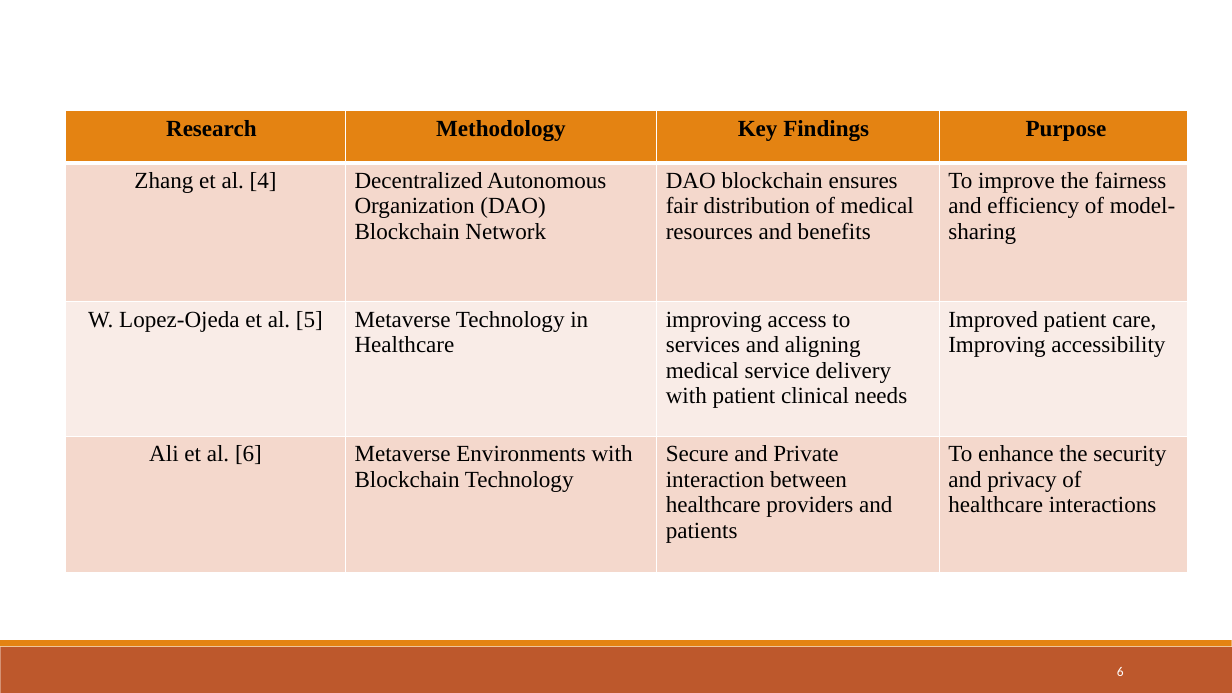
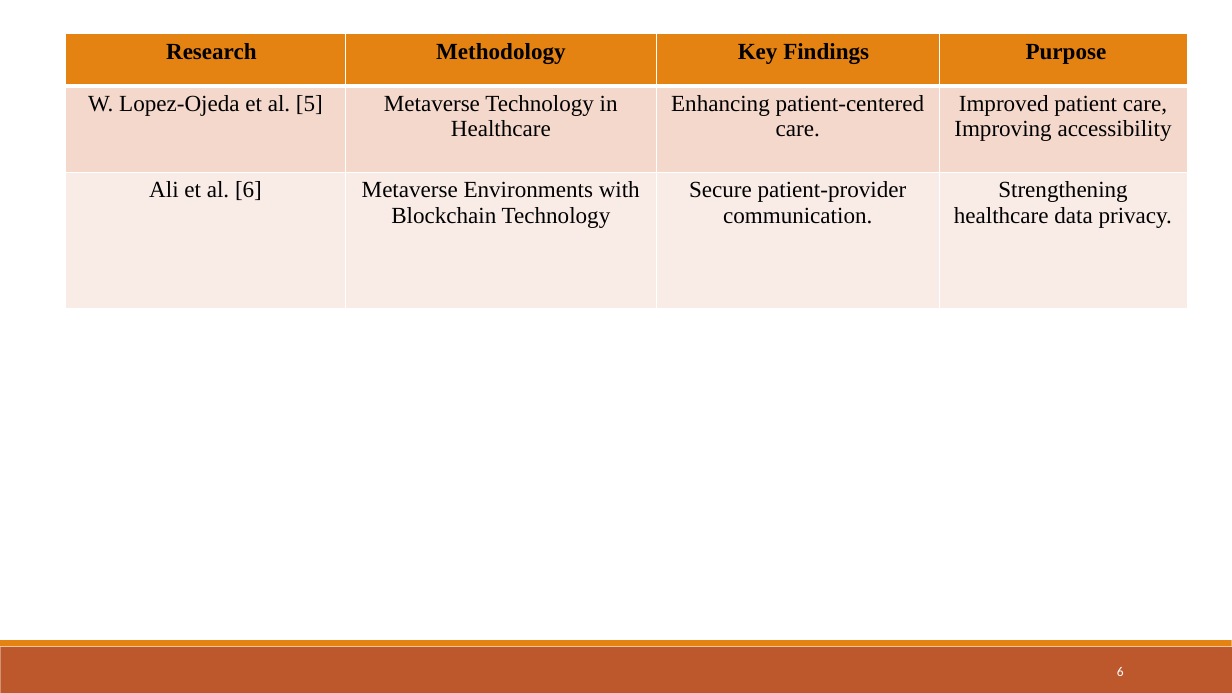
Before and after one commit to Devjethva1111/Metaverse-in-Healthcare, a slide deck: slide 6 of Seminar PPT/23MDS003 - Seminar.pptx. Drawn at 1232x693 pixels with LibreOffice and Linux fonts; fonts in the diff are those of the drawing. Boxes give left, top, right and bottom in pixels: in the first picture for what was removed or moved away, otherwise in the second. Text is boxed around its words. In the diff, an @@ line names an element or a change of style, - is before the commit and + after.

```diff
--- a/Seminar PPT/23MDS003 - Seminar.pptx
+++ b/Seminar PPT/23MDS003 - Seminar.pptx
@@ table at (66, 34, 1188, 310) @@
-row 2: Zhang et al. [4] | Decentralized Autonomous Organization (DAO) Blockchain Network | DAO blockchain ensures fair distribution of medical resources and benefits | To improve the fairness and efficiency of model-sharing
-row 3: W. Lopez-Ojeda et al. [5] | Metaverse Technology in Healthcare | improving access to services and aligning medical service delivery with patient clinical needs | Improved patient care, / Improving accessibility
-row 4: Ali et al. [6] | Metaverse Environments with Blockchain Technology | Secure and Private interaction between healthcare providers and patients | To enhance the security and privacy of healthcare interactions
+row 2: W. Lopez-Ojeda et al. [5] | Metaverse Technology in Healthcare | Enhancing patient-centered care. | Improved patient care, / Improving accessibility
+row 3: Ali et al. [6] | Metaverse Environments with Blockchain Technology | Secure patient-provider communication. | Strengthening healthcare data privacy.
@@ table: place and size @@
-table at (66, 111, 1188, 573)
+table at (66, 34, 1188, 310)
```
Also in this commit, not shown: 12 other slides changed, 6 slides added, 3 other files.
